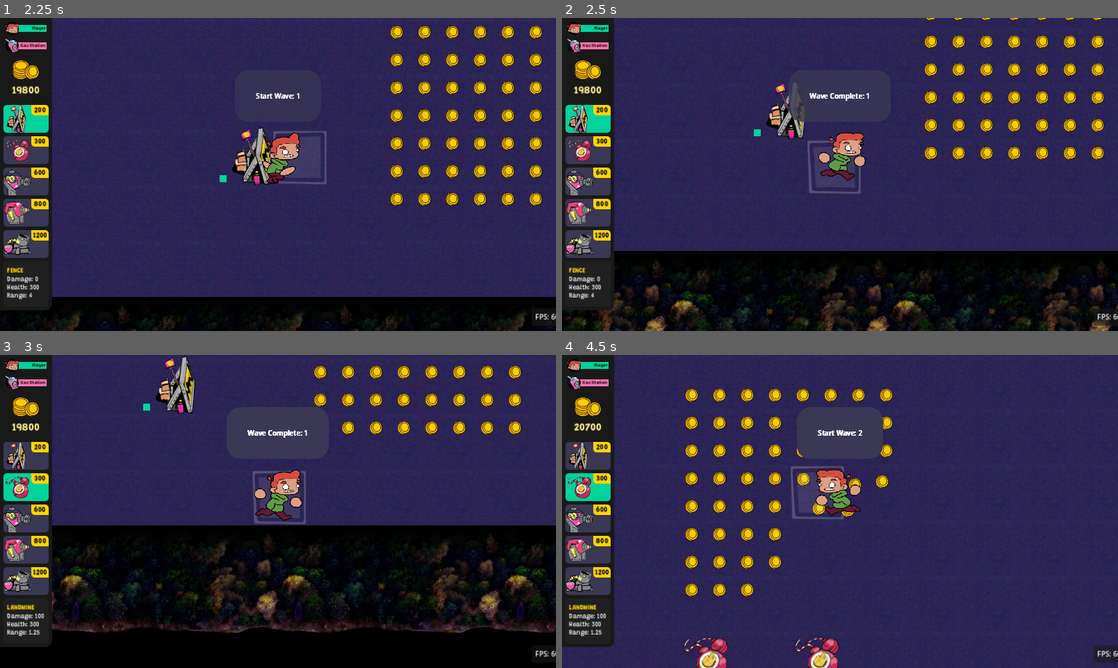
Above: before the commit, frames 1-4 (two rows, left to right).
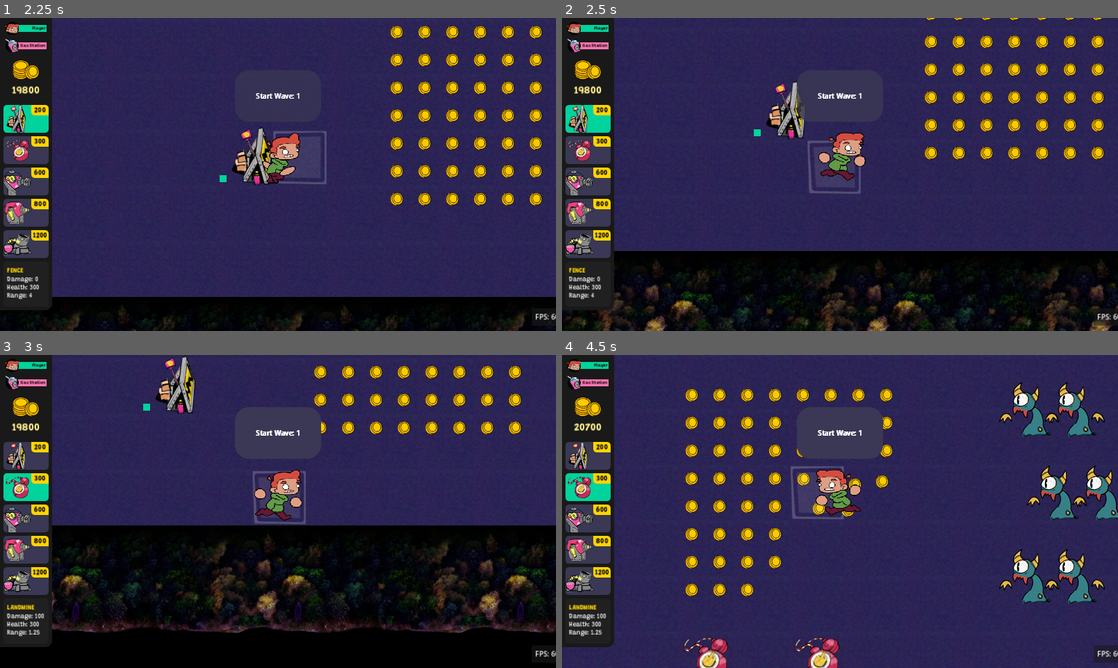
Above: after the commit, the same moments.

Repository: Slushie-Defense/Slushie
Game: Godot game, scene res://UserInterface/SplashScreen/SplashScreen.tscn
The game is run twice, just before and just after one commit, with the same random seed, the same clock (stepped at 60 frames per second) and the same inputs. Sound files missing from this copy of the repository are replaced by a short silence.
Inputs:
- Up to frame 1 (2.25 s): click "Start" at 0.5 s; tap Enter (StartButton) at 1.25 s; hold Right (RightButton) 1.28-2.03 s; hold Shift (ActionButton) 1.28-2.03 s; hold Down (DownButton) from 2.03 s (still down); tap Shift (ActionButton) at 2.1 s
- Up to frame 2 (2.5 s): keep holding Down (DownButton)
- Up to frame 3 (3 s): release Down (DownButton) at 2.78 s; hold Right (RightButton) from 2.78 s (still down); hold E (SelectItemButton) from 2.78 s (still down)
- Up to frame 4 (4.5 s): tap Shift (ActionButton) at 3.05, 3.8 s; release Right (RightButton) at 3.53 s; release E (SelectItemButton) at 3.53 s; hold Up (UpButton) 3.53-4.28 s; tap Enter (StartButton) at 3.6 s; hold Left (LeftButton) from 4.28 s (still down); hold = (ZoomIn) from 4.28 s (still down)

Frame 1 is identical in both runs. In frame 2, 0.3% of the frame differs, in the area x 40-56%, y 20-34%; in frame 3, 0.2%; in frame 4, 3.8%, in the area x 53-100%, y 8-80%.

Commit message:
Enabled Y-Sorting, Moved Spritesheet

Diff:
--- a/Entities/Enemy/Enemy.tscn
+++ b/Entities/Enemy/Enemy.tscn
@@ -20,6 +20,7 @@
 
 [node name="CollisionShape2D" type="CollisionShape2D" parent="."]
 z_index = 1
+y_sort_enabled = true
 shape = SubResource("CircleShape2D_o6l61")
 
 [node name="CharacterSprite" type="Sprite2D" parent="."]
--- a/Entities/Enemy/Floater.tscn
+++ b/Entities/Enemy/Floater.tscn
@@ -13,6 +13,7 @@
 
 [node name="Enemy" type="CharacterBody2D"]
 z_index = 3
+y_sort_enabled = true
 collision_layer = 8
 collision_mask = 15
 motion_mode = 1
--- a/Entities/Enemy/Grunt.tscn
+++ b/Entities/Enemy/Grunt.tscn
@@ -13,6 +13,7 @@
 
 [node name="Enemy" type="CharacterBody2D"]
 z_index = 3
+y_sort_enabled = true
 collision_layer = 8
 collision_mask = 15
 motion_mode = 1
--- a/Entities/Enemy/Spitter.tscn
+++ b/Entities/Enemy/Spitter.tscn
@@ -13,6 +13,7 @@
 
 [node name="Enemy" type="CharacterBody2D"]
 z_index = 3
+y_sort_enabled = true
 collision_layer = 8
 collision_mask = 15
 motion_mode = 1
--- a/Entities/Enemy/Tank.tscn
+++ b/Entities/Enemy/Tank.tscn
@@ -13,6 +13,7 @@
 
 [node name="Enemy" type="CharacterBody2D"]
 z_index = 3
+y_sort_enabled = true
 collision_layer = 8
 collision_mask = 15
 motion_mode = 1
--- a/Entities/Managers/WaveManager/Waves/Wave1.tres
+++ b/Entities/Managers/WaveManager/Waves/Wave1.tres
@@ -5,20 +5,20 @@
 
 [sub_resource type="Resource" id="Resource_epned"]
 script = ExtResource("1_4kikn")
-basic = 1
-grunt = 0
+basic = 15
+grunt = 15
 spitter = 0
 tank = 0
 floater = 0
 group_delay_time = 0.5
 spawn_delay_time = 0.5
-spawn_method = 1
+spawn_method = 0
 
 [resource]
 script = ExtResource("1_73vd8")
 top_portal = false
-middle_top_portal = false
+middle_top_portal = true
 middle_portal = true
-middle_bottom_portal = false
+middle_bottom_portal = true
 bottom_portal = false
 enemy_group_list = Array[ExtResource("1_4kikn")]([SubResource("Resource_epned")])
--- a/Entities/Player/Player.tscn
+++ b/Entities/Player/Player.tscn
@@ -1,7 +1,7 @@
 [gd_scene load_steps=16 format=3 uid="uid://bj2450c708xsx"]
 
 [ext_resource type="Script" path="res://Entities/Player/Player.gd" id="1_p727u"]
-[ext_resource type="Texture2D" uid="uid://dn3yytjyv5yyj" path="res://Entities/Player/McSpritesheet.png" id="2_e6uvt"]
+[ext_resource type="Texture2D" uid="uid://dn3yytjyv5yyj" path="res://Sprites/Characters/Player/McSpritesheet.png" id="2_e6uvt"]
 [ext_resource type="PackedScene" uid="uid://bvke1fhsiyvft" path="res://Entities/Health/HealthBar.tscn" id="3_4agde"]
 [ext_resource type="PackedScene" uid="uid://cjvvi1wm1eukc" path="res://Entities/Managers/BuildingManager/BuildingManager.tscn" id="4_rd020"]
 
--- a/Levels/Level1.tscn
+++ b/Levels/Level1.tscn
@@ -18,6 +18,7 @@
 [node name="Level1" type="Node2D"]
 
 [node name="WaveManager" parent="." instance=ExtResource("1_cqx0q")]
+y_sort_enabled = true
 waves = Array[Resource("res://Entities/Managers/WaveManager/Wave.gd")]([ExtResource("2_rq2um"), ExtResource("3_7woyg")])
 
 [node name="GroundTexture" parent="." instance=ExtResource("1_xivym")]
Renamed: Entities/Player/McSpritesheet.png -> Sprites/Characters/Player/McSpritesheet.png
Not shown, changed: Sprites/Characters/Player/McSpritesheet.png.import
